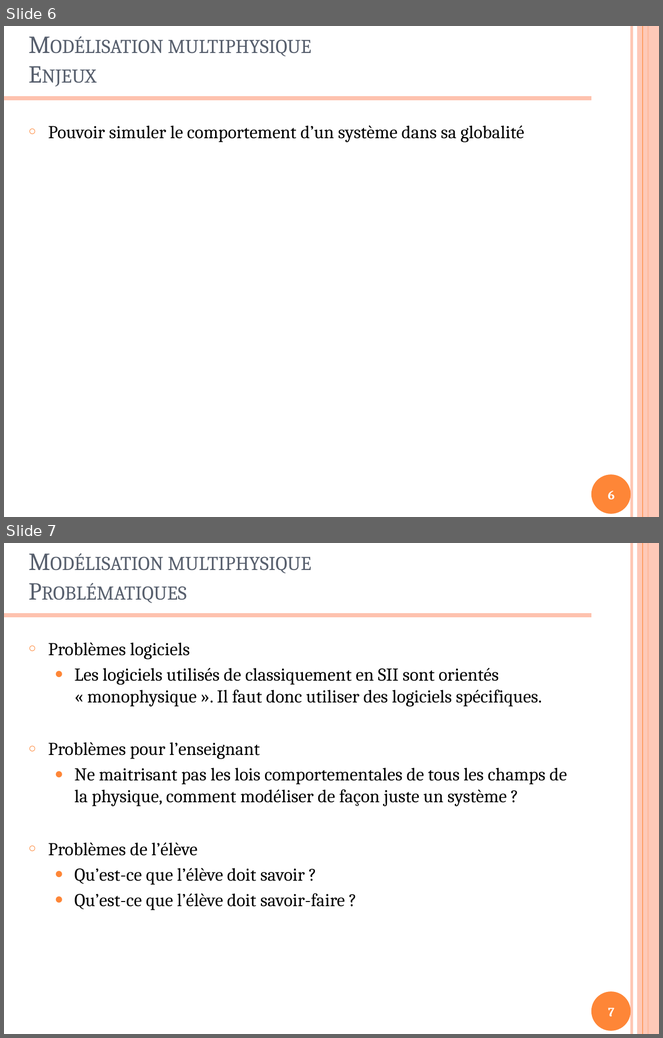
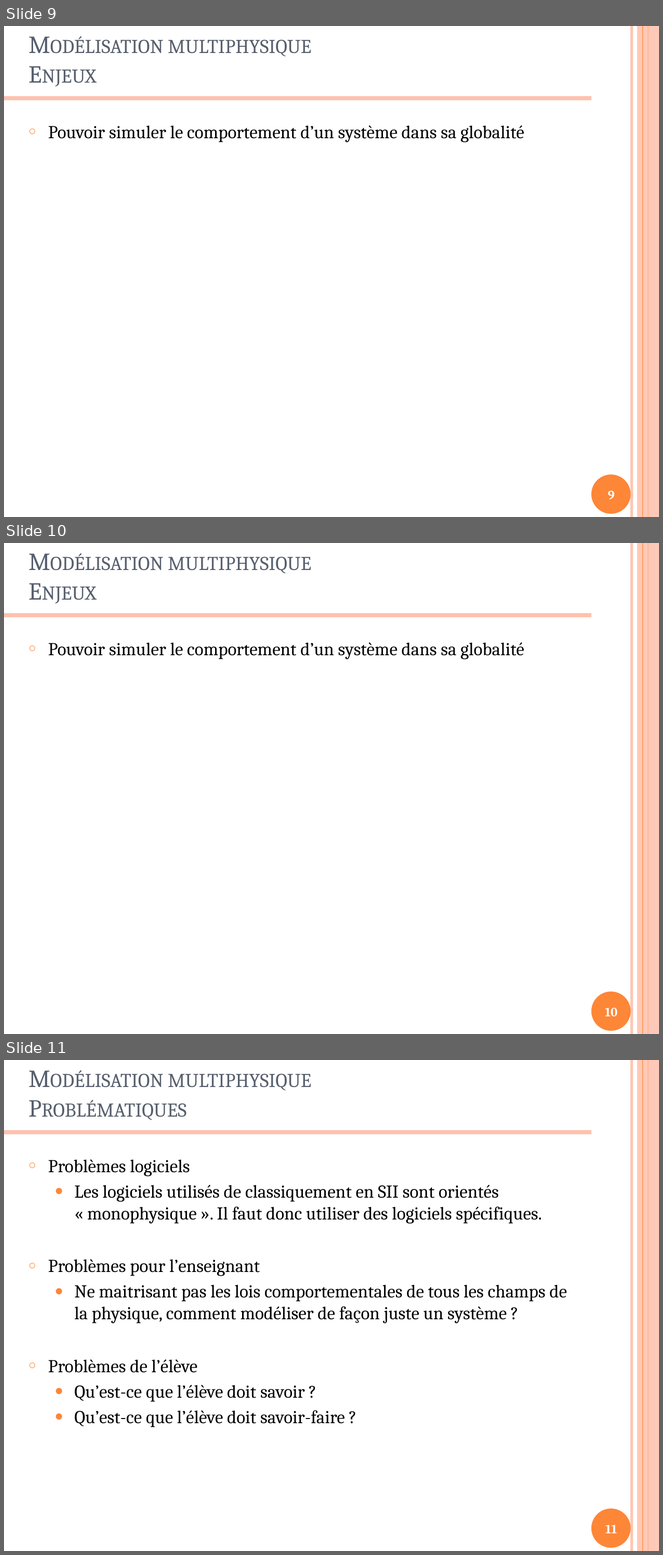
Before and after one commit to xpessoles/Formations, a slide deck: ModelisationMultiphysique/ModelisationMultiphysique.pptx. Shown one above the other, each under a label of ours: slides 6 and 7 before the commit, slides 9, 10 and 11 after it. The pictures are 663x1038 and 663x1555 pixels, drawn with LibreOffice and Linux fonts; fonts in the diff are those of the drawing. Boxes give left, top, right and bottom in pixels: in the first picture for what was removed or moved away, otherwise in the second. Text is boxed around its words. In the diff, an @@ line names an element or a change of style, - is before the commit and + after.

```diff
--- a/ModelisationMultiphysique/ModelisationMultiphysique.pptx
+++ b/ModelisationMultiphysique/ModelisationMultiphysique.pptx
@@ slide 10 added at <box>4,543,659,1034</box>, background #FFFFFF; not listed: 6 template elements that a slide beside it also shows @@
@@ title added at <box>168,557,311,574</box>, 27 pt, text #575F6D, small capitals @@
+Modélisation multiphysique
+Enjeux
@@ text added at <box>48,642,525,659</box>, 20 pt, text #000000 @@
+○ Pouvoir simuler le comportement d’un système dans sa globalité
@@ page number added at <box>605,1008,618,1017</box>, 14 pt, text #FFFFFF, bold @@
+10
@@ what was slide 6 is now slide 9 @@
@@ page number at <box>608,491,615,500</box>: text changed @@
-6
+9
@@ what was slide 7 is now slide 11 @@
@@ page number at <box>606,1525,617,1534</box>: text changed @@
-7
+11
```
Also in this commit, not shown: 2 slides changed, 3 other slides added, 1 other file.
